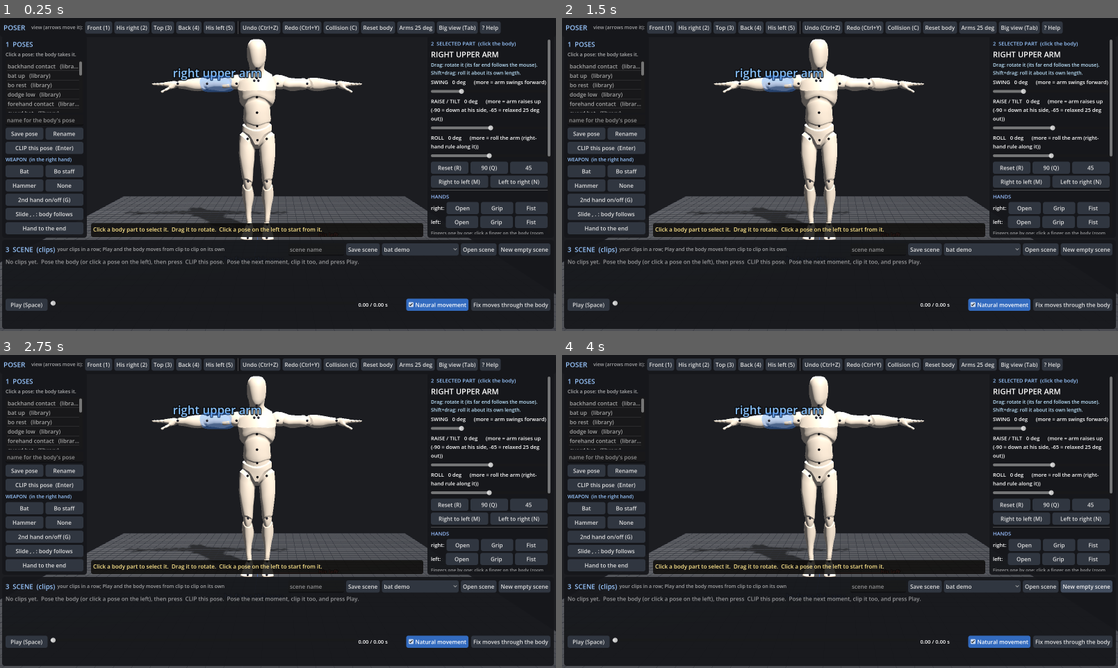
Above: before the commit, frames 1-4 (two rows, left to right).
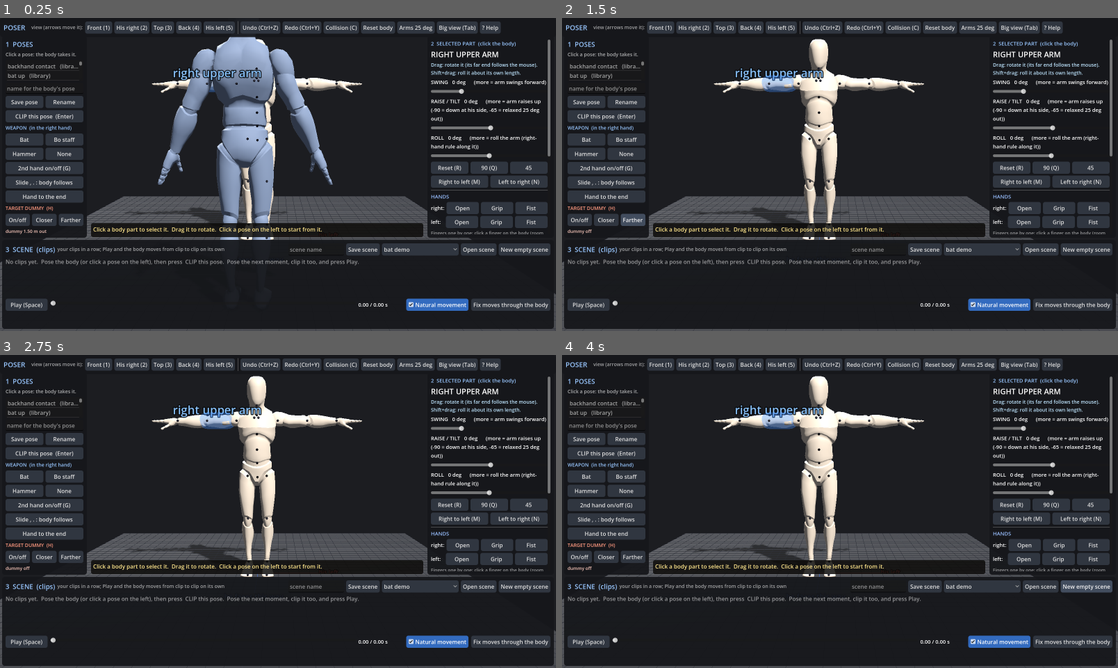
Above: after the commit, the same moments.

Repository: Nil4s/kine
Game: Godot game, scene res://main.tscn
Same seed, same stepped clock (60 frames per second), same inputs: the game is played once before the commit and once after it.
Inputs (mouse positions are in pixels of both pictures, inside the frame that each line leads up to):
- Up to frame 1 (0.25 s): no input
- Up to frame 2 (1.5 s): click (578, 218) at 0.5 s, where only the run after the commit has a clickable "On/off"; click (634, 218) at 1.25 s, where only the run after the commit has a clickable "Farther"
- Up to frame 3 (2.75 s): click "Save grip as standard" at 2 s
- Up to frame 4 (4 s): click "New empty scene" at 2.75 s; click "New empty scene" at 3.5 s

The runs differ from the first frame. In frame 1, 12% of the frame differs, in the area x 1-60%, y 6-71%; in frame 2, 3.9%; in frame 3, 3.8%; in frame 4, 3.8%.

Commit message:
Target dummy: a second mannequin out front, red where the weapon lands; hit report with zone, spot and speed
Nick 10-13: "we should have a dummy for combat scenes so we understand where the hits will land". scripts/dummy.gd:
the same Body standing dist m out (default 1.5, Closer/Farther 25 cm, H on/off, --dummy D / --no-dummy), its capsules
tested against the weapon's every frame (seg_seg depth); the first touch of a swing = a HIT: zone (HEAD/CHEST/BELLY/
HIPS/LEGS/SHINS/FEET/ARMS), the spot on the weapon (m from the butt), its speed (m/s). The window turns the dummy red
with a dot + tag at the contact and lists the scene's hits under TARGET DUMMY; tools/hit_report.gd does the same
headless at 1.0-2.0 m. Math in MATH.md. First findings: bo_spin's first hit is its wind-up over the head (1.20 s,
22 m/s at 1.5 m); the strike key lands on the chest only at 1.25 m. swing_fore and thrust reach only 1.0 m.
tools/bo_sweep_low.gd = the low sweep's first builder (the coil key works; the sweep keys don't: Nick to pose).

Co-Authored-By: Claude Opus 5.5 <noreply@anthropic.com>
Claude-Session: https://claude.ai/code/session_017sFMMmugpAs35NGGBMLerM

Diff:
--- /dev/null
+++ b/scripts/dummy.gd
@@ -0,0 +1,93 @@
+## dummy.gd - THE TARGET DUMMY (Nick 10-13: "we should have a dummy for combat scenes so we understand where the hits
+## will land, if they seem proper"). A second mannequin stands `dist` m in front of the hero, facing him. It is the same
+## body (Body, standing pose), so its capsules are the mannequin's own. Math in MATH.md ("Target dummy").
+##
+## Each frame both weapon capsules are tested against every dummy part:
+##   depth = r_weapon + r_part - |closest points of the two axes|      (Body.seg_seg)      > 0 = the weapon is in it
+## The FIRST frame a swing touches the dummy is its HIT:
+##   zone   = the part's zone (HEAD, CHEST, BELLY, HIPS, LEGS, SHINS, FEET, ARMS)
+##   u      = the spot on the weapon that lands (m from the butt), found by sampling the weapon's axis every 2 cm
+##   speed  = how fast that spot moves:  v = |p_u(t) - p_u(t - dt)| / dt   (m/s; a real staff/bat strike: 10-20 m/s)
+class_name Dummy
+extends RefCounted
+
+const ZONES := {
+	"head": "HEAD", "neck_01": "HEAD", "spine_03": "CHEST", "spine_02": "CHEST", "spine_01": "BELLY", "pelvis": "HIPS",
+	"thigh_l": "LEGS", "thigh_r": "LEGS", "calf_l": "SHINS", "calf_r": "SHINS", "foot_l": "FEET", "foot_r": "FEET",
+	"upperarm_l": "ARMS", "upperarm_r": "ARMS", "lowerarm_l": "ARMS", "lowerarm_r": "ARMS", "hand_l": "ARMS", "hand_r": "ARMS"}
+const STEP := 0.02     # the weapon's axis is sampled every 2 cm to find the spot that lands
+
+var D := Body.new()
+var dist := 1.5
+var xf := Transform3D.IDENTITY   # the dummy's body space -> the hero's space (turned to face him, moved out front)
+
+
+func _init() -> void:
+	D.load_files("res://data/skeleton.json", "res://data/body_limits.json")
+	D.from_dict(JSON.parse_string(FileAccess.get_file_as_string("res://poses/stand.json")))
+	D.ground()
+	place(dist)
+
+
+## stand the dummy `d` m in front of the hero (+z), facing him
+func place(d: float) -> void:
+	dist = d
+	xf = Transform3D(Basis(Vector3.UP, PI), Vector3(0, 0, d))
+
+
+## a dummy part's capsule axis in the hero's space
+func cap(part: String) -> Array:
+	var c: Array = D.cap(part)
+	return [xf * (c[0] as Vector3), xf * (c[1] as Vector3)]
+
+
+## the weapon in the dummy now: {} = no touch, else {"part", "zone", "depth" (m), "u" (m from the butt), "at" (world)}
+func touch(B: Body) -> Dictionary:
+	if not B.wep_on:
+		return {}
+	var best := {}
+	for w in Body.WEAPON:
+		var a: Array = B.cap(w)
+		for part in ZONES:
+			var c: Array = cap(part)
+			var dp: float = float(B.rad[w]) + float(D.rad[part]) - Body.seg_seg(a[0], a[1], c[0], c[1])
+			if dp > 0.0 and (best.is_empty() or dp > float(best["depth"])):
+				best = {"part": part, "zone": ZONES[part], "depth": dp}
+	if best.is_empty():
+		return best
+	# the spot on the weapon nearest the part's axis
+	var c2: Array = cap(best["part"])
+	var bu := 0.0
+	var bd := INF
+	var u := 0.0
+	while u <= B.wep_len + 1e-6:
+		var p: Vector3 = B.wep_point(u)
+		var d := Body.seg_seg(p, p, c2[0], c2[1])
+		if d < bd:
+			bd = d
+			bu = u
+		u += STEP
+	best["u"] = bu
+	best["at"] = B.wep_point(bu)
+	return best
+
+
+## every hit of a scene (fps frames a second): [{"t", "zone", "part", "u", "speed", "depth", "at"}, ...]. A hit = the
+## first frame of a touch; the weapon must leave the dummy before the next one counts.
+func hits(S: Scene, B: Body, fps := 60) -> Array:
+	var out := []
+	var n := int(ceil(S.length() * fps))
+	var was := false
+	for f in n + 1:
+		var t := float(f) / fps
+		S.apply(B, t)
+		var h := touch(B)
+		if not h.is_empty() and not was:
+			var now: Vector3 = h["at"]
+			S.apply(B, maxf(0.0, t - 1.0 / fps))
+			var before: Vector3 = B.wep_point(h["u"])
+			h["t"] = t
+			h["speed"] = (now - before).length() * fps
+			out.append(h)
+		was = not h.is_empty()
+	return out
--- a/scripts/main.gd
+++ b/scripts/main.gd
@@ -71,6 +71,14 @@
 var big_view := false
 var clean := false          # recording: no highlights, no name tag
 var ui_side: Array = []      # the panels Tab hides
+# THE TARGET DUMMY (Nick 10-13): a second mannequin out front; red where the weapon is in it (scripts/dummy.gd)
+var T := Dummy.new()
+var dummy_on := true
+var dummy_node: Node3D
+var dummy_mat: StandardMaterial3D
+var hit_tag: Label3D
+var hit_dot: MeshInstance3D
+var ui_dummy: Label
 
 
 func _ready() -> void:
@@ -96,6 +104,11 @@
 	i = args.find("--view")
 	if i >= 0 and i + 1 < args.size():
 		_view(int(args[i + 1]))
+	i = args.find("--dummy")
+	if i >= 0 and i + 1 < args.size():
+		T.place(float(args[i + 1]))
+	if args.has("--no-dummy"):
+		dummy_on = false
 	if args.has("--caps"):
 		show_caps = true
 	if args.has("--clean"):
@@ -306,6 +319,96 @@
 	tag.outline_size = 8
 	tag.font_size = 30
 	add_child(tag)
+	_dummy_build()
+
+
+## the dummy: the same mannequin, blue-grey, standing (T.D), turned to face the hero
+func _dummy_build() -> void:
+	dummy_node = (load("res://assets/mannequin.glb") as PackedScene).instantiate()
+	add_child(dummy_node)
+	for ap in dummy_node.find_children("*", "AnimationPlayer", true, false):
+		(ap as AnimationPlayer).stop()
+		ap.queue_free()
+	var dsk: Skeleton3D = dummy_node.find_children("*", "Skeleton3D", true, false)[0]
+	for j in Body.ORDER:
+		var bi := dsk.find_bone("Head" if j == "head" else j)
+		if bi >= 0:
+			dsk.set_bone_pose_rotation(bi, T.D.gltf_local(j))
+	var pb := dsk.find_bone("pelvis")
+	if pb >= 0:
+		dsk.set_bone_pose_position(pb, T.D.gltf_pelvis_pos())
+	dummy_mat = StandardMaterial3D.new()
+	dummy_mat.albedo_color = Color(0.45, 0.5, 0.58)
+	dummy_mat.roughness = 0.7
+	for mi in dummy_node.find_children("*", "MeshInstance3D", true, false):
+		(mi as MeshInstance3D).material_override = dummy_mat
+	hit_tag = Label3D.new()
+	hit_tag.pixel_size = 0.0009
+	hit_tag.fixed_size = true
+	hit_tag.billboard = BaseMaterial3D.BILLBOARD_ENABLED
+	hit_tag.no_depth_test = true
+	hit_tag.modulate = Color(1.0, 0.45, 0.35)
+	hit_tag.outline_size = 10
+	hit_tag.font_size = 34
+	add_child(hit_tag)
+	hit_dot = MeshInstance3D.new()
+	var sm := SphereMesh.new()
+	sm.radius = 0.035
+	sm.height = 0.07
+	hit_dot.mesh = sm
+	var hm := StandardMaterial3D.new()
+	hm.albedo_color = Color(1.0, 0.3, 0.2)
+	hm.shading_mode = BaseMaterial3D.SHADING_MODE_UNSHADED
+	hm.no_depth_test = true
+	hit_dot.material_override = hm
+	add_child(hit_dot)
+
+
+## the dummy now: where it stands, and red with a tag where the weapon is in it
+func _dummy_refresh() -> void:
+	dummy_node.visible = dummy_on
+	dummy_node.transform = T.xf
+	var h := T.touch(B) if dummy_on else {}
+	hit_tag.visible = not h.is_empty()
+	hit_dot.visible = not h.is_empty()
+	dummy_mat.albedo_color = Color(0.85, 0.3, 0.25) if not h.is_empty() else Color(0.45, 0.5, 0.58)
+	if not h.is_empty():
+		hit_dot.position = h["at"]
+		hit_tag.position = (h["at"] as Vector3) + Vector3(0, 0.12, 0)
+		hit_tag.text = "%s  (%.2f m up the weapon)" % [h["zone"], h["u"]]
+
+
+## the dummy on/off and its range; the scene's hits listed (time, zone, speed of the spot that lands)
+func _dummy_toggle() -> void:
+	dummy_on = not dummy_on
+	_dummy_hits()
+	_refresh()
+
+
+func _dummy_move(d: float) -> void:
+	T.place(clampf(T.dist + d, 0.6, 3.0))
+	_dummy_hits()
+	_refresh()
+
+
+func _dummy_hits() -> void:
+	if ui_dummy == null:
+		return
+	if not dummy_on:
+		ui_dummy.text = "dummy off"
+		return
+	var txt := "dummy %.2f m out" % T.dist
+	if S.cards.size() >= 2:
+		var HB := Body.new()
+		HB.load_files("res://data/skeleton.json", "res://data/body_limits.json")
+		var hs: Array = T.hits(S, HB, 30)
+		if hs.is_empty():
+			txt += "
+the scene: no hit at this range"
+		for x in hs:
+			txt += "
+%.2fs  %s  %.1f m/s  (%.2f m up)" % [x["t"], x["zone"], x["speed"], x["u"]]
+	ui_dummy.text = txt
 
 
 ## the weapon's radii + materials for its kind
@@ -411,6 +514,7 @@
 		d.visible = not clean
 	tag.text = nice(sel)
 	tag.position = ((c2[0] as Vector3) + (c2[1] as Vector3)) * 0.5 + Vector3(0, 0.1, 0)
+	_dummy_refresh()
 	_panel()
 
 
@@ -558,6 +662,7 @@
 			KEY_L: _do(func(): _bat_lock())
 			KEY_F: _do(func(): _fingers_cycle())
 			KEY_G: _do(_toggle_second)
+			KEY_H: _dummy_toggle()
 			KEY_BRACKETLEFT: _do(func(): B.grip_u = clampf(B.grip_u - 0.03, 0.0, B.wep_len))
 			KEY_BRACKETRIGHT: _do(func(): B.grip_u = clampf(B.grip_u + 0.03, 0.0, B.wep_len))
 			KEY_COMMA: _do(func(): _slide(-0.03))
@@ -1022,6 +1127,11 @@
 	ui_slide_btn = _button("Slide , . : body follows", _slide_mode, "an option, not a rule: , . either move the hand along a weapon that stays put (the arm follows), or slide the weapon through a hand that stays put")
 	_row(lv, [ui_slide_btn])
 	_row(lv, [_button("Hand to the end", _do.bind(_hand_to_end), "Nick 10-13: a long weapon swings from its end - the main hand slides to the lower end in 3 cm steps (the body follows, or the weapon moves: the toggle above)")])
+	lv.add_child(_label("TARGET DUMMY  (H)", 14, Color(1.0, 0.6, 0.5)))
+	_row(lv, [_button("On/off", _dummy_toggle, "a second mannequin out front: it turns red where the weapon is in it (H)"),
+		_button("Closer", _dummy_move.bind(-0.25), "the dummy 25 cm closer"), _button("Farther", _dummy_move.bind(0.25), "the dummy 25 cm farther")])
+	ui_dummy = _label("dummy %.2f m out" % T.dist, 13, Color(1.0, 0.8, 0.75), true)
+	lv.add_child(ui_dummy)
 
 	# ---- right: the selected part
 	var rp := PanelContainer.new()
@@ -1594,6 +1704,7 @@
 		S.name = d.get("name", "move")
 	if ui_scene_name != null:
 		ui_scene_name.text = S.name
+	_dummy_hits()
 	sel_card = -1
 	playhead = 0.0
 	S.apply(B, 0.0)
--- /dev/null
+++ b/tools/bo_sweep_low.gd
@@ -0,0 +1,85 @@
+extends SceneTree
+## LOW SWEEP with the staff (Nick 10-13: "an undertaker move when the char kind of crouches and sweeps the bo at the
+## opponent's legs, making them fall"). The traditional shin strike (sune uchi / ashi barai): drop into a deep wide
+## stance, the hips coil to the right with the staff low behind, then the HIPS pivot left and carry the staff level at
+## shin height through the opponent's legs, follow through to the left, rise to the guard. Nick's guard grip is kept
+## (no regrip mid-move): the staff turns about the hands like a lever, the RIGHT-hand end (0.9 m past the right hand)
+## drops to the floor and is the striking end, the far end rises behind the left shoulder; the right hand pushes the
+## low end through while the left pulls the high end back.
+## Feet: one step out into the wide stance, then both stay planted while the hips turn (the knees follow the feet).
+## Target: the tip passes the opponent's shins (~0.15-0.30 m high) at 1.2-1.7 m in front at the CONTACT key.
+##   godot --headless --path . -s tools/bo_sweep_low.gd        -> scenes/bo_sweep_low.json
+const LEGS := ["thigh_l", "calf_l", "foot_l", "ball_l", "thigh_r", "calf_r", "foot_r", "ball_r"]
+const L_AT := Vector3(0.30, 0.0, 0.26)    # the wide stance: the left (lead) toe base forward-left
+const R_AT := Vector3(-0.33, 0.0, -0.14)  # the right toe base back-right
+const L_HEAD := 0.35                      # where the feet point (rad about up, 0 = forward)
+const R_HEAD := -0.25
+
+var B: Body
+var start: Dictionary
+var staff2: Dictionary
+var g2: Dictionary
+
+
+func _v(x: Dictionary) -> Vector3:
+	return Vector3(x["bend"], x["side"], x["twist"])
+
+
+## a low key: hips turned `turn` deg (+ = to his left) and dropped `drop` m, chest leaning `lean` deg forward, both feet
+## planted on the wide stance, the right hand at `at` (from the hips, in the hips' facing), the striking (butt) end
+## pointing `low_dir` from the hands (in the world)
+func low(turn: float, drop: float, lean: float, at: Vector3, low_dir: Vector3, lane: float) -> Array:
+	B.from_dict(start)
+	var pv: Vector3 = B.ang["pelvis"]
+	B.ang["pelvis"] = Vector3(pv.x, pv.y, turn)
+	B.ang["spine_01"] = B.clamp_ang("spine_01", Vector3(lean * 0.5, 0, 0))
+	B.ang["spine_02"] = B.clamp_ang("spine_02", Vector3(lean * 0.5, 0, 0))
+	B.offset.y -= drop
+	B.fk()
+	var mL := B.plant("_l", Vector3(L_AT.x, (B.p0["ball_l"] as Vector3).y, L_AT.z), L_HEAD, true)
+	var mR := B.plant("_r", Vector3(R_AT.x, (B.p0["ball_r"] as Vector3).y, R_AT.z), R_HEAD, true)
+	B.grip2 = g2
+	B.grip = true
+	var R := Basis(Vector3.UP, deg_to_rad(turn))
+	var r: Array = B.hold_bat((B.P["pelvis"] as Vector3) + R * at, -low_dir, true, true, lane, 30.0)
+	return [B.to_dict(), r, mL, mR]
+
+
+func _init() -> void:
+	B = Body.new()
+	B.load_files("res://data/skeleton.json", "res://data/body_limits.json")
+	staff2 = JSON.parse_string(FileAccess.get_file_as_string("res://data/grips/staff.json"))["second"]
+	# START: Nick's two-hand guard (bo_guard) on standing legs (his guard stands on one leg, a crane), both hands on
+	var gd: Dictionary = JSON.parse_string(FileAccess.get_file_as_string("res://moves/bo_guard.json"))
+	var st: Dictionary = JSON.parse_string(FileAccess.get_file_as_string("res://poses/stand.json"))
+	for j in LEGS:
+		gd["joints"][j] = st["joints"][j]
+	B.from_dict(gd)
+	B.ground()
+	B.capture_second()
+	B.apply_grip()
+	g2 = B.grip2
+	start = B.to_dict()
+	var lane: float = (B.ang["hand_r"] as Vector3).z
+	var S := Scene.new()
+	S.name = "bo_sweep_low"
+	S.cards.append({"name": "guard", "pose": start, "move": 0.0, "hold": 0.2})
+	# the keys: [name, hip turn, drop, lean, right hand from the hips, low end's direction, move s, hold s]
+	var keys := [
+		["DROP + COIL", -35.0, 0.30, 14.0, Vector3(-0.28, 0.12, 0.15), Vector3(-0.6, -0.45, -0.5), 0.26, 0.05],
+		["SWEEP (shins)", 5.0, 0.32, 20.0, Vector3(-0.18, 0.05, 0.35), Vector3(0.1, -0.38, 1.0), 0.13, 0.0],
+		["follow through", 40.0, 0.30, 16.0, Vector3(-0.02, 0.06, 0.35), Vector3(0.9, -0.35, 0.35), 0.15, 0.12],
+	]
+	for k in keys:
+		var r: Array = low(k[1], k[2], k[3], k[4], k[5], lane)
+		lane = (B.ang["hand_r"] as Vector3).z
+		var tip: Vector3 = B.wep_point(0.0)   # the striking end = the butt
+		print("%-16s hand miss %.3f  staff off %.0f deg  2nd hand %.3f  feet miss %.3f/%.3f  tip (%.2f, %.2f, %.2f)  contacts %s" % [
+			k[0], r[1][0], r[1][1], r[1][2], r[2], r[3], tip.x, tip.y, tip.z, B.contacts()])
+		S.cards.append({"name": k[0], "pose": r[0], "move": k[6], "hold": k[7], "lift": 0.05})
+	S.cards.append({"name": "rise to guard", "pose": start, "move": 0.36, "hold": 0.3, "lift": 0.05})
+	var d := S.to_dict(B)
+	d["note"] = "Low staff sweep at the shins (tools/bo_sweep_low.gd): drop + coil, hips pivot the staff through, rise"
+	FileAccess.open("res://scenes/bo_sweep_low.json", FileAccess.WRITE).store_string(JSON.stringify(d, " "))
+	print("BO SWEEP LOW %.2f s, %d keys, spins %s" % [S.length(), S.cards.size(), S.spins()])
+	quit()
--- /dev/null
+++ b/tools/hit_report.gd
@@ -0,0 +1,28 @@
+extends SceneTree
+## WHERE DO THE HITS LAND? (Nick 10-13: a dummy for combat scenes). Plays each scene against the target dummy (Dummy)
+## standing --dist m in front (default: every 0.25 m from 1.0 to 2.0, the hit at the closest range that lands) and
+## prints every hit: time, zone, the spot on the weapon (m from the butt), how fast it moves, how deep it goes.
+##   godot --headless --path . -s tools/hit_report.gd -- scenes/a.json [...] [--dist 1.5]
+func _init() -> void:
+	var B := Body.new()
+	B.load_files("res://data/skeleton.json", "res://data/body_limits.json")
+	var T := Dummy.new()
+	var args: Array = OS.get_cmdline_user_args()
+	var dists := [1.0, 1.25, 1.5, 1.75, 2.0]
+	var k := args.find("--dist")
+	if k >= 0:
+		dists = [float(args[k + 1])]
+		args.remove_at(k + 1)
+		args.remove_at(k)
+	for f in args:
+		var S := Scene.new()
+		S.from_dict(JSON.parse_string(FileAccess.get_file_as_string("res://" + f)))
+		print("%s  (%.2f s)" % [f, S.length()])
+		for d in dists:
+			T.place(d)
+			var hs: Array = T.hits(S, B)
+			var row := []
+			for h in hs:
+				row.append("%.2fs %s (%s) at %.2f m up the weapon, %.1f m/s, %.0f mm in" % [h["t"], h["zone"], h["part"], h["u"], h["speed"], float(h["depth"]) * 1000.0])
+			print("   dummy at %.2f m: %s" % [d, "no hit" if row.is_empty() else "; ".join(row)])
+	quit()
Not shown, changed: MATH.md
